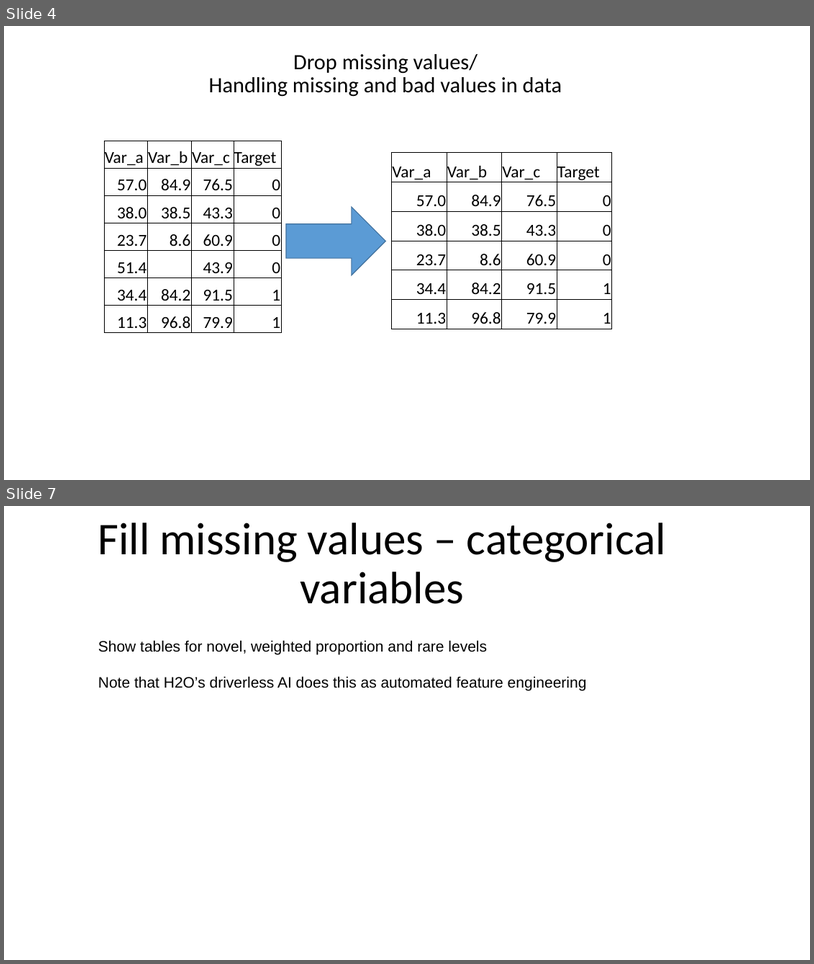
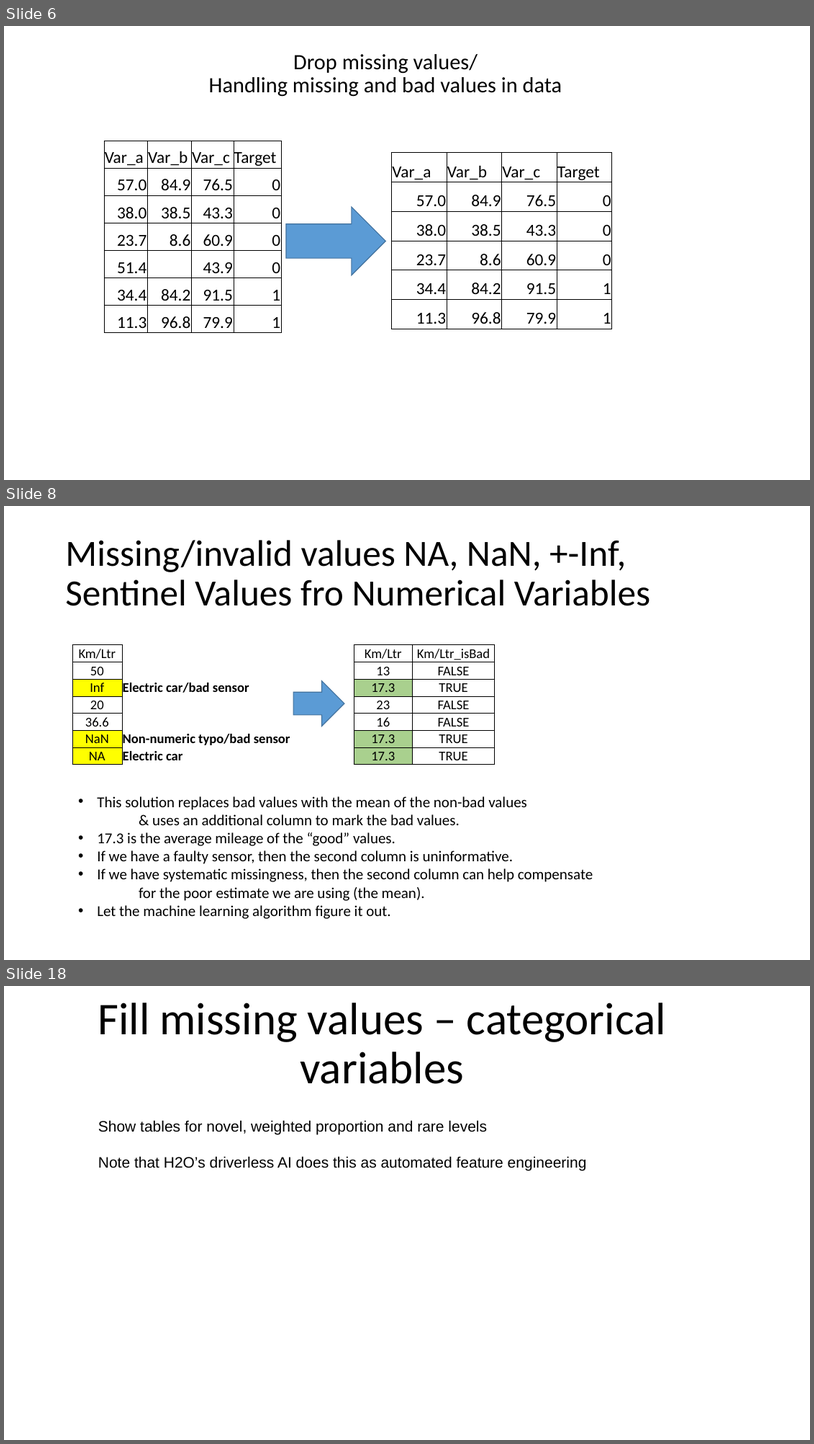
Before and after one commit to Vishnu1183/Data-Science-Tutorials, a slide deck: Vishnu-vtreat.pptx. Shown one above the other, each under a label of ours: slides 4 and 7 before the commit, slides 6, 8 and 18 after it; the slides between them are not shown. The pictures are 814x964 and 814x1444 pixels, drawn with LibreOffice and Linux fonts; fonts in the diff are those of the drawing. Boxes give left, top, right and bottom in pixels: in the first picture for what was removed or moved away, otherwise in the second. Text is boxed around its words. In the diff, an @@ line names an element or a change of style, - is before the commit and + after.

```diff
--- a/Vishnu-vtreat.pptx
+++ b/Vishnu-vtreat.pptx
@@ slide 8 added at bbox=[4, 506, 810, 960], background #FFFFFF @@
@@ title added at bbox=[65, 540, 651, 606], 44 pt, text #000000 @@
+Missing/invalid values NA, NaN, +-Inf, Sentinel Values fro Numerical Variables
@@ table added at bbox=[72, 644, 296, 767], 7 rows, 2 columns @@
+Km/Ltr | 
+50 | 
+Inf | Electric car/bad sensor
+20 | 
+36.6 | 
+NaN | Non-numeric typo/bad sensor
+NA | Electric car
@@ table added at bbox=[354, 644, 495, 767], 7 rows, 2 columns @@
+Km/Ltr | Km/Ltr_isBad
+13 | FALSE
+17.3 | TRUE
+23 | FALSE
+16 | FALSE
+17.3 | TRUE
+17.3 | TRUE
@@ right arrow added at bbox=[293, 681, 345, 726], fill #5B9BD5, outline #43739E 1 pt @@
@@ text added at bbox=[97, 796, 593, 919], 18 pt, text #000000 @@
+• This solution replaces bad values with the mean of the non-bad values
+& uses an additional column to mark the bad values.
+• 17.3 is the average mileage of the “good” values.
+• If we have a faulty sensor, then the second column is uninformative.
+• If we have systematic missingness, then the second column can help compensate
+for the poor estimate we are using (the mean).
+• Let the machine learning algorithm figure it out.
@@ what was slide 4 is now slide 6 @@
@@ what was slide 7 is now slide 18 @@
```
Also in this commit, not shown: 2 slides changed, 11 other slides added, 2 slides removed, 1 other file.
